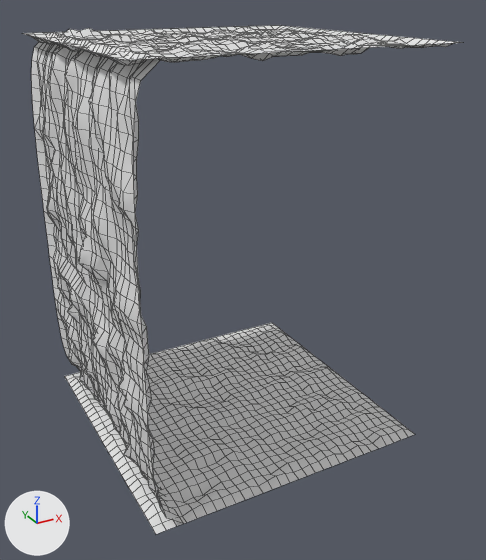
An edit to the FBX model Labyrinth/SourceArt/ModularBuildingKit/Meshes/SM_LabyrinthTile_3.fbx, drawn before and after from the same camera.
Before and after are seen from a 50 mm camera at (-1.52, -7.36, 4.45) aimed at (1.57, -1.74, 1.64). The lights are fixed; the arrows at lower left show +X, +Y and +Z. Mesh edges are drawn as thin lines. Materials are left out; every surface is plain grey. Where no turn or scale is listed for an object, it has been applied to the vertices.

In view in the first picture: 'null3'.
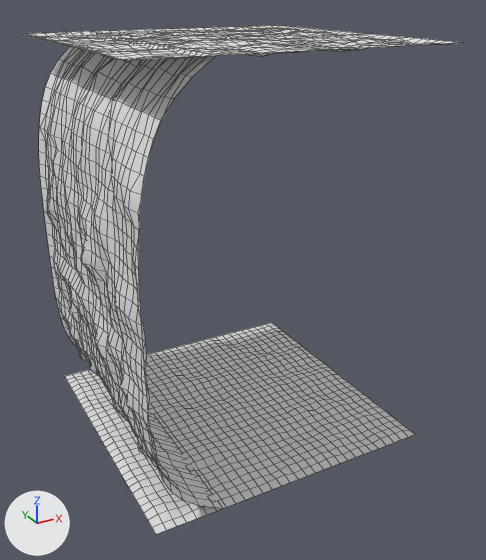
Diff of the bpy script that builds the scene:
```diff
--- a/Labyrinth/SourceArt/ModularBuildingKit/Meshes/SM_LabyrinthTile_3.fbx.py
+++ b/Labyrinth/SourceArt/ModularBuildingKit/Meshes/SM_LabyrinthTile_3.fbx.py
@@ me_null3 @@
 # used by ob_null3; location = (0.0, 0.0, 0.0)
-me_null3.from_pydata(...)  # 2883 vertices, 2700 faces; spans x -0.1..3.0, y -3.0..0.0, z -0.05..4.05
+me_null3.from_pydata(...)  # 2883 vertices, 2700 faces; spans x -0.07..3.0, y -3.0..0.0, z -0.02..4.02
+# me_null3 part 1: the loose piece of 961 vertices spanning x 0.0..3.0, y -3.0..0.0, z -0.05..0.08 is scaled about the mesh origin by (1, 1, 0.496)
+# me_null3 part 2: the loose piece of 961 vertices spanning x 0.0..3.0, y -3.0..0.0, z 3.92..4.05 is scaled about its middle by (1, 1, 0.496), then moved by (0.0, 0.0, 0.01)
+# me_null3 part 3: 770 of 2883 vertices moved; they spanned x -0.1..0.27, y -3.0..0.0, z 0.0..4.0 and now span x -0.07..0.67, y -3.0..0.0, z 0.0..4.0; mean shift (0.11, 0.0, 0.0); largest move (0.27, -3.0, 0.0) -> (0.67, -3.0, 0.0)
```

Changed parts and their boxes [x1, y1, x2, y2] in the pictures (486 x 560 px; the box of a moved part takes in the faces that stretch with it):
part 1 of me_null3, moved or reshaped: [65, 323, 415, 534] in both
part 2 of me_null3, moved or reshaped: before [23, 25, 463, 65]; after [23, 25, 463, 61]
part 3 of me_null3, moved or reshaped: before [31, 33, 183, 523]; after [39, 33, 222, 508]
